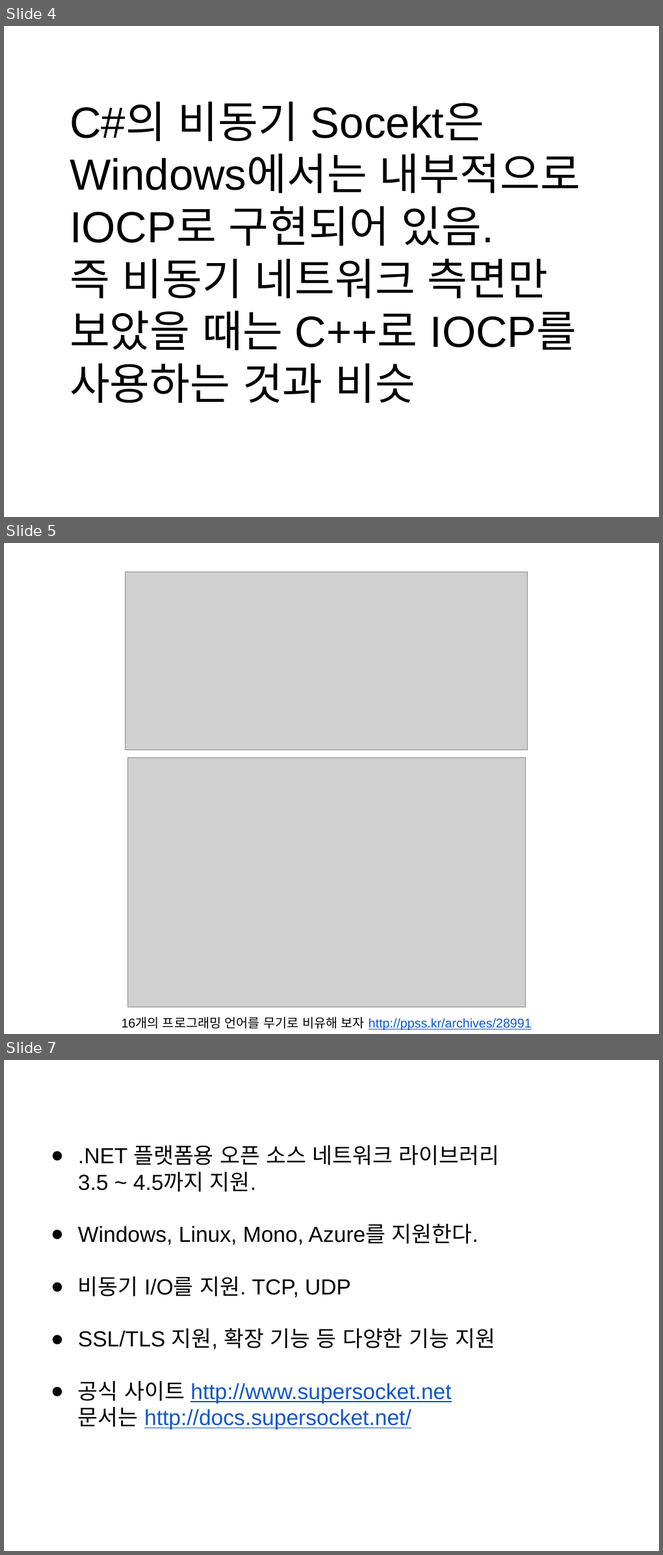
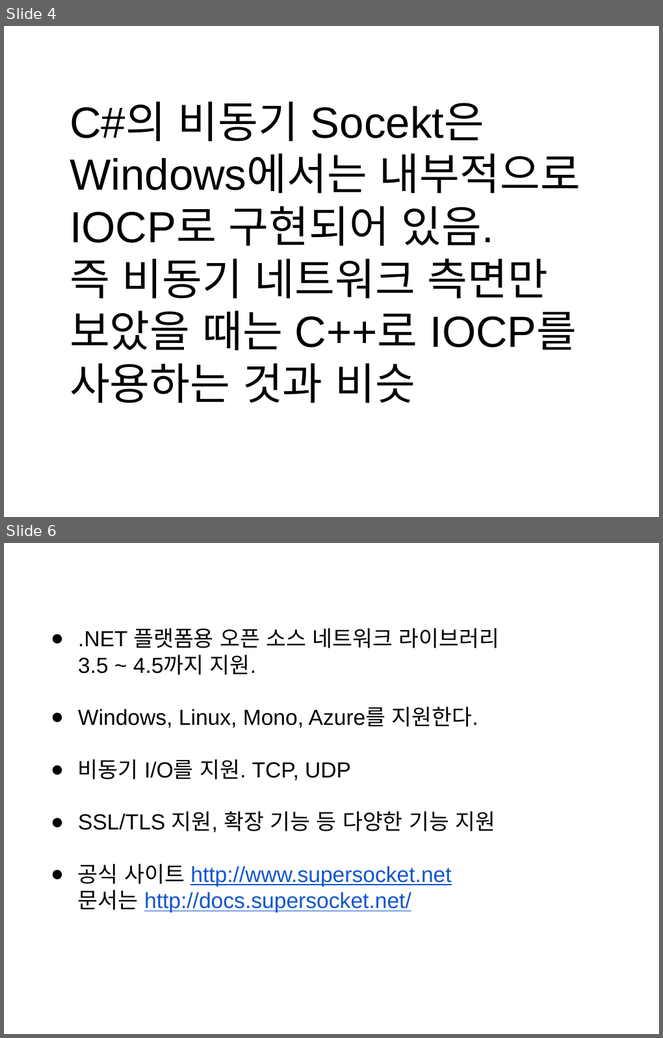
Before and after one commit to jacking75/conf_kgc2016_SuperSocket, a slide deck: {KGC2016]SuperSocket을 사용하여 고성능 게임 서버 만들기.pptx. Shown one above the other, each under a label of ours: slides 4, 5 and 7 before the commit, slides 4 and 6 after it; the slides between them are not shown. The pictures are 663x1555 and 663x1038 pixels, drawn with LibreOffice and Linux fonts; fonts in the diff are those of the drawing; grey boxes stand for pictures. Boxes give left, top, right and bottom in pixels: in the first picture for what was removed or moved away, otherwise in the second. Text is boxed around its words. In the diff, an @@ line names an element or a change of style, - is before the commit and + after.

```diff
--- a/{KGC2016]SuperSocket을 사용하여 고성능 게임 서버 만들기.pptx
+++ b/{KGC2016]SuperSocket을 사용하여 고성능 게임 서버 만들기.pptx
@@ slide 5 removed at [4,543,659,1034], background #FFFFFF @@
@@ picture removed at [125,572,528,750] @@
@@ picture removed at [128,758,525,1008] @@
@@ text removed at [122,1017,532,1031] @@
-16개의 프로그래밍 언어를 무기로 비유해 보자 http://ppss.kr/archives/28991
@@ what was slide 7 is now slide 6 @@
```
Also in this commit, not shown: 3 slides changed, 3 slides added, 2 other slides removed, 4 other files.
